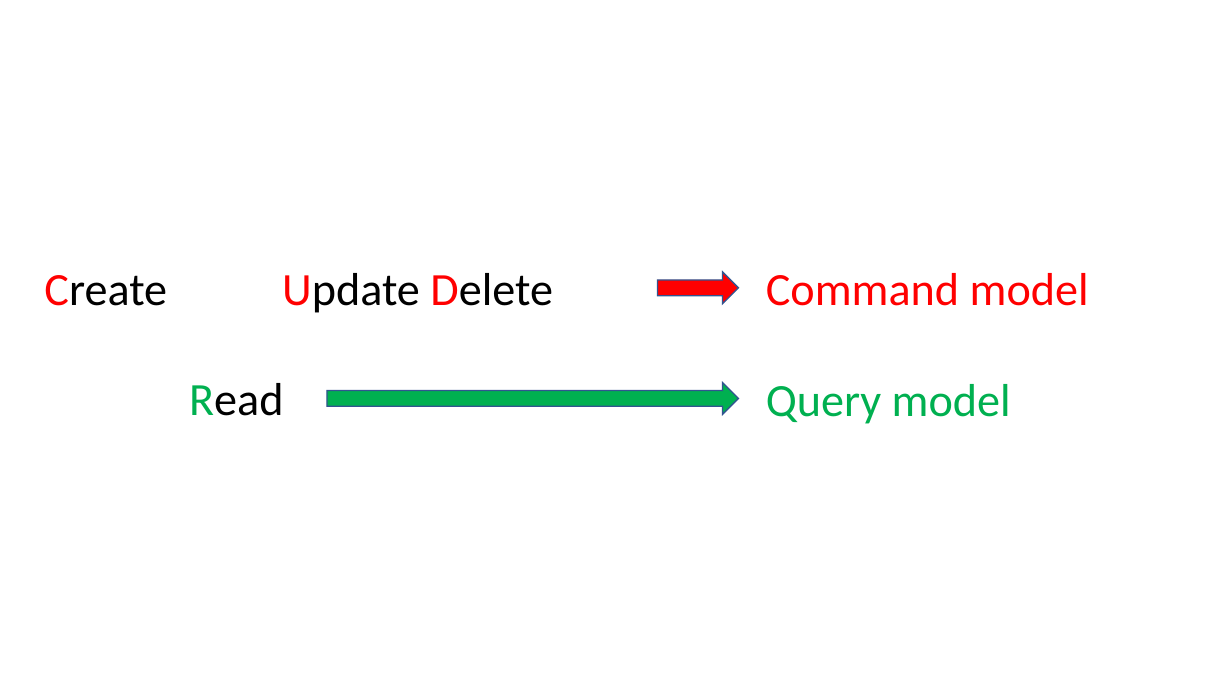
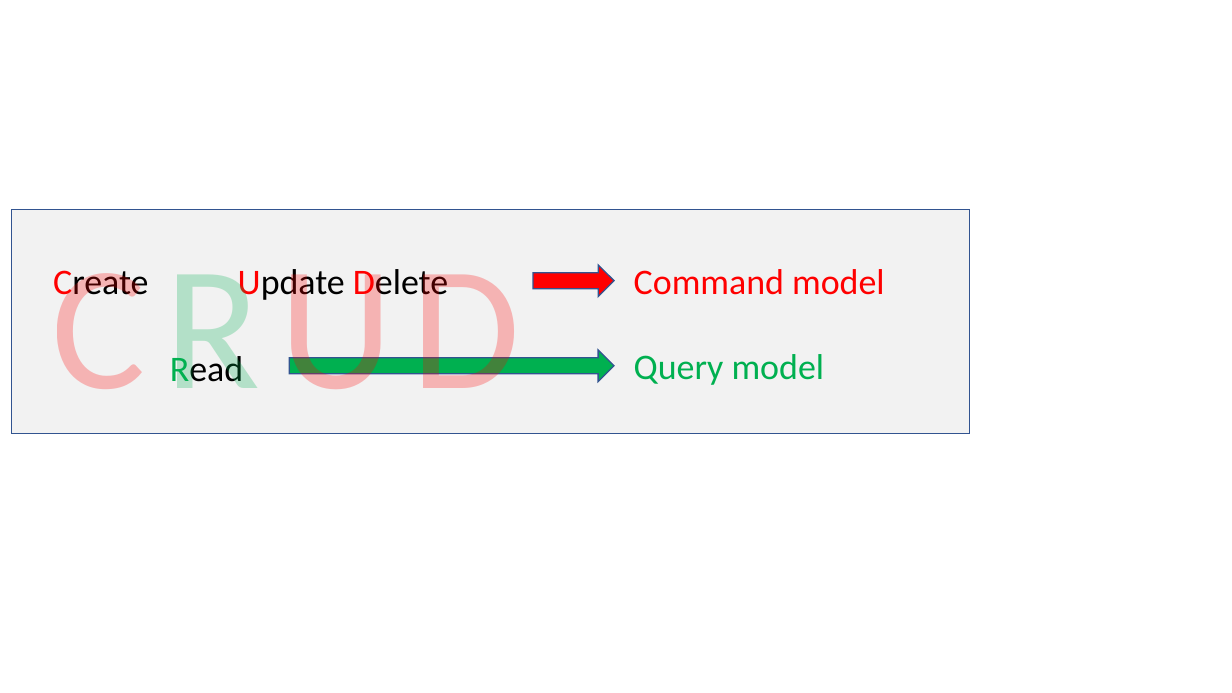
Before and after one commit to HeadlightAB/blog-cdn, a slide deck: slide 3 of demystify-cqrs/demystify_cqrs.pptx. Drawn at 1232x693 pixels with LibreOffice and Linux fonts; fonts in the diff are those of the drawing. Boxes give left, top, right and bottom in pixels: in the first picture for what was removed or moved away, otherwise in the second. Text is boxed around its words. In the diff, an @@ line names an element or a change of style, - is before the commit and + after.

```diff
--- a/demystify-cqrs/demystify_cqrs.pptx
+++ b/demystify-cqrs/demystify_cqrs.pptx
@@ rectangle added at box(11, 210, 970, 433), fill #F2F2F2, outline #325491 1 pt @@
@@ text "Create Update Delete": place and size @@
-text "Create Update Delete" at box(44, 273, 553, 416)
+text "Create Update Delete" at box(53, 269, 448, 390)
@@ text added at box(279, 269, 393, 389), 138 pt, text #FF0000 at 25% opacity @@
+U
@@ right arrow: place and size @@
-right arrow at box(658, 272, 739, 303)
+right arrow at box(533, 265, 615, 297)
@@ text "Command model": place and size @@
-text "Command model" at box(766, 273, 1089, 306)
+text "Command model" at box(634, 269, 885, 295)
@@ text added at box(51, 270, 145, 389), 138 pt, text #FF0000 at 25% opacity @@
+C
@@ text added at box(164, 271, 260, 388), 138 pt, text #00B050 at 25% opacity @@
+R
@@ text added at box(412, 271, 521, 388), 138 pt, text #FF0000 at 25% opacity @@
+D
@@ right arrow: place and size @@
-right arrow at box(327, 383, 738, 414)
+right arrow at box(289, 350, 615, 382)
@@ size 36 to 28 pt in 3 elements at box(53, 269, 448, 390), box(634, 269, 885, 295), box(634, 354, 825, 385) @@
@@ text "Query model": place and size @@
-text "Query model" at box(766, 384, 1011, 424)
+text "Query model" at box(634, 354, 825, 385)
```
Also in this commit, not shown: 1 other slide changed, 1 other file.
